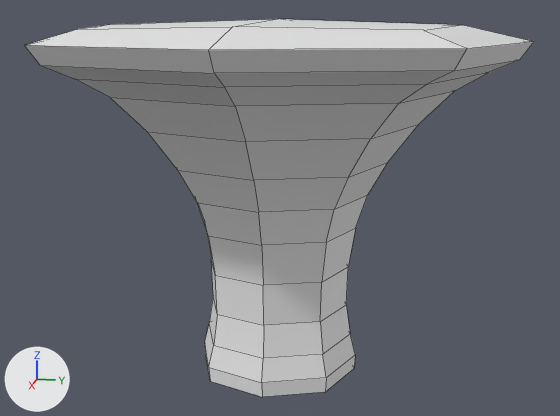
What one commit did to the FBX model GGJ_2026/Assets/3D Art/Models/F_Mushroom_1.fbx.
Before and after are seen from a camera (50 mm lens) standing at (2.94, 0.59, 1.38) and looking at (0.01, 0.01, 0.65). Lighting does not change. The marker at lower left points along +X, +Y and +Z. Mesh edges are drawn as thin lines.

Objects in the first picture: 'F_Mushroom_1'.
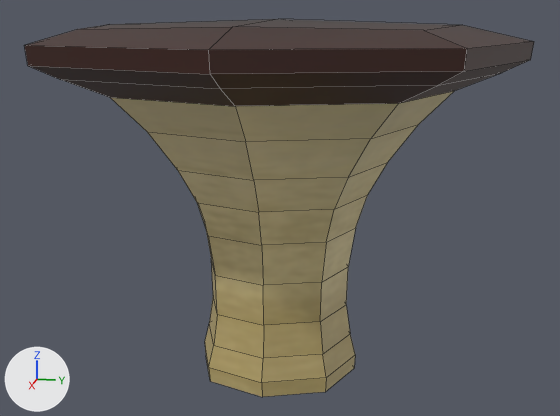
Edits to the scene script, one JSON object a line:
```json
{"op": "add", "block": "img_texturemap_pgj_1_png", "code": ["img_texturemap_pgj_1_png = load_image('TextureMap_PGJ_1.png', '_unpacked/TextureMap_PGJ_1.png', 2048, 2048, 'sRGB')"]}
{"op": "add", "block": "mat_texturemap_1", "code": ["mat_texturemap_1 = principled_material('TextureMap_1')", "mat_texturemap_1.texture = img_texturemap_pgj_1_png  # with its transparency"]}
{"block": "me_cube_026", "where": "me_cube_026.from_pydata(...)  # 113 vertices, 108 faces; spans x -0.92..0.92, y -0.92..0.92, z -0.02..1.37"}
{"block": "me_cube_026", "where": "# used by ob_f_mushroom_1; location = (0.0, 0.0, 0.0)"}
{"block": "me_cube_026", "change": "me_cube_026 part 1: all 16 vertices in x -0.88..0.88, y -0.88..0.88, z 1.19..1.23 are scaled about their middle by (1.05, 1.05, 1)"}
{"block": "me_cube_026", "change": "me_cube_026 part 2: texture (UV) coordinates of 108 of 108 faces, centred in x -0.78..0.78, y -0.78..0.78, z 0.02..1.36, changed; they spanned u 0.02..0.96, v 0.01..0.98 and now span u 0.2..1.0, v 0.42..0.96"}
{"op": "add", "block": "me_cube_026", "code": "me_cube_026.materials.append(mat_texturemap_1)  # picture img_texturemap_pgj_1_png"}
```

Boxes (x1, y1, x2, y2) around the edits, measured in the pictures (560 x 416 px; the box of a moved part takes in the faces that stretch with it):
```json
{"object": "F_Mushroom_1", "change": "recoloured, reshaped, surface changed", "before": [25, 19, 534, 397], "after": [24, 19, 534, 397], "on screen": "grey to yellow"}
{"part": 1, "of": "me_cube_026", "change": "moved or reshaped", "before": [25, 42, 534, 106], "after": [24, 42, 534, 106]}
{"part": 2, "of": "me_cube_026", "change": "surface changed", "before": [27, 19, 534, 397], "after": [27, 19, 534, 397], "on screen": "grey to yellow"}
```
